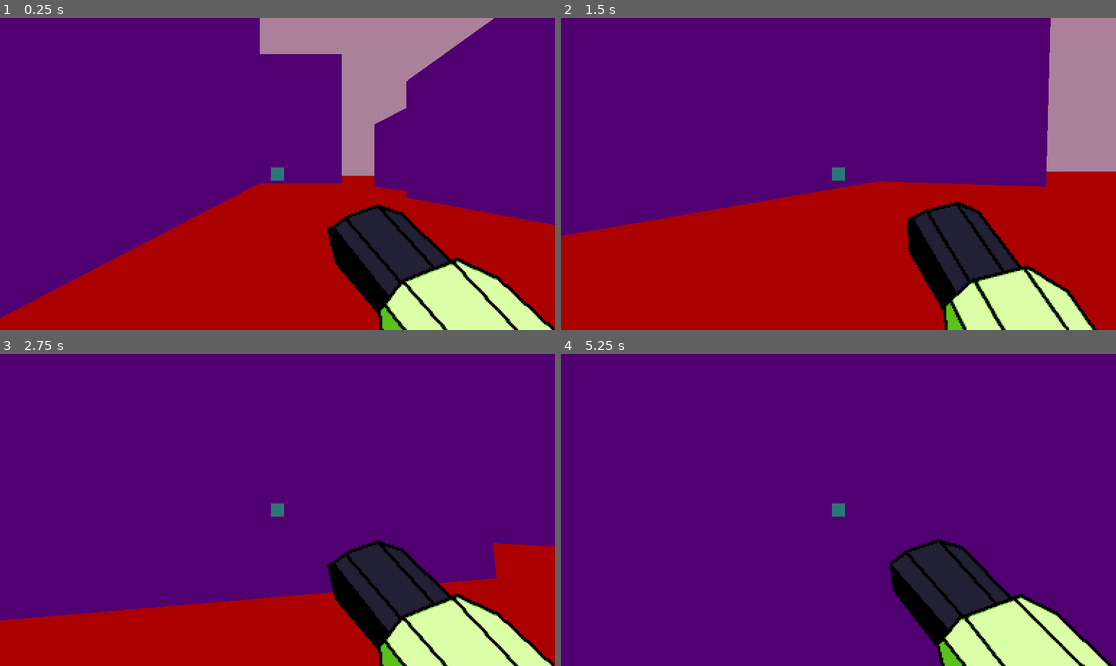
Above: before the commit, frames 1-4 (two rows, left to right).
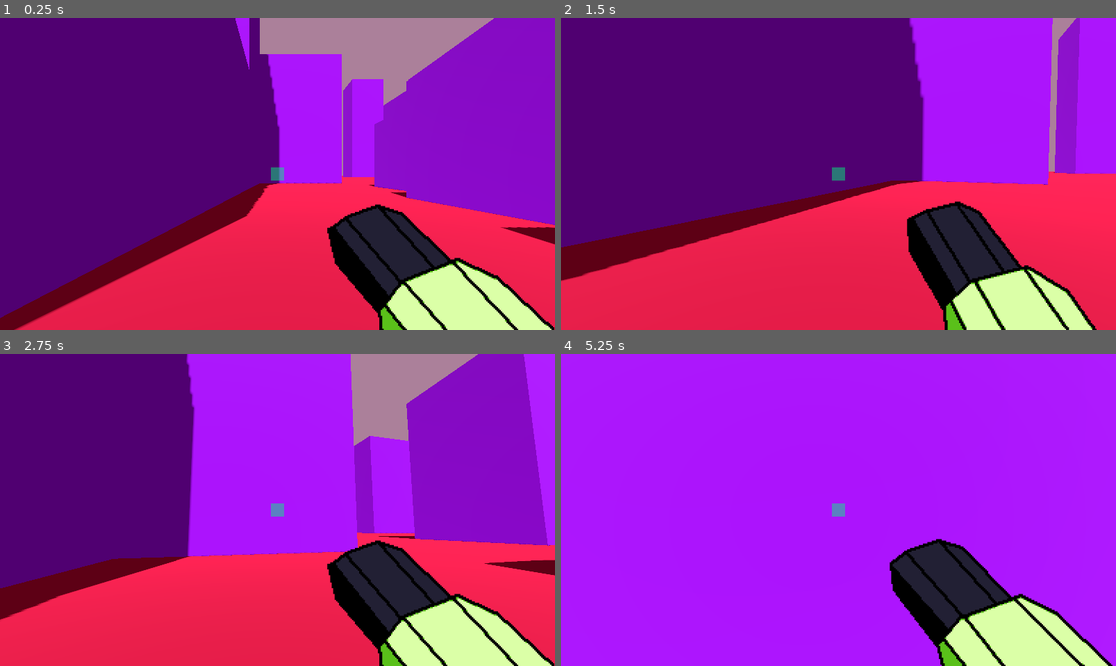
Above: after the commit, the same moments.

Repository: im-ener/Bytecrusher
Game: Godot game, scene res://world.tscn
Same seed, same stepped clock (60 frames per second), same inputs: the game is played once before the commit and once after it.
Inputs (mouse positions are in pixels of both pictures, inside the frame that each line leads up to):
- Up to frame 1 (0.25 s): no input
- Up to frame 2 (1.5 s): tap Enter (ui_accept) at 0.5 s; move the mouse to (866, 174) at 0.52 s; hold W (forward) from 0.53 s (still down); tap G (fly) at 0.6 s; tap Space (jump) at 0.77 s; move the mouse to (810, 174) at 1.27 s; click (810, 174) at 1.35 s
- Up to frame 3 (2.75 s): keep holding W (forward); tap Space (jump) at 1.52 s; move the mouse to (288, 503) at 2.02 s; tap G (fly) at 2.1 s
- Up to frame 4 (5.25 s): keep holding W (forward); move the mouse to (832, 516) at 2.77 s; click (832, 516) at 2.85 s; tap Space (jump) at 3.02, 3.77, 4.52 s; move the mouse to (877, 513) at 3.52 s; tap G (fly) at 3.6, 5.1 s; move the mouse to (794, 506) at 4.27 s; click (794, 506) at 4.35 s; move the mouse to (844, 510) at 5.02 s

The runs differ from the first frame. In frame 1, 49% of the frame differs, in the area x 0-100%, y 0-100%; in frame 2, 53%; in frame 3, 68%; in frame 4, 91%.

Commit message:
had to fix the lighting also made some map changes
g

Diff:
--- a/player.gd
+++ b/player.gd
@@ -6,7 +6,7 @@
 @onready var camera = $Camera3D
 @export var fall_acceleration = 75
 
-const SPEED = 16.0
+const SPEED = 12.0
 const JUMP_VELOCITY = 4.5
 
 var gravity = ProjectSettings.get_setting("physics/3d/default_gravity")
--- a/project.godot
+++ b/project.godot
@@ -62,3 +62,12 @@
 "events": [Object(InputEventKey,"resource_local_to_scene":false,"resource_name":"","device":-1,"window_id":0,"alt_pressed":false,"shift_pressed":false,"ctrl_pressed":false,"meta_pressed":false,"pressed":false,"keycode":0,"physical_keycode":71,"key_label":0,"unicode":103,"echo":false,"script":null)
 ]
 }
+
+[rendering]
+
+environment/defaults/default_clear_color=Color(0.301961, 0.301961, 0.301961, 1)
+anti_aliasing/quality/use_taa=true
+
+[xr]
+
+shaders/enabled=true
--- a/world.tscn
+++ b/world.tscn
@@ -23,8 +23,9 @@
 albedo_texture = SubResource("GradientTexture2D_t5wak")
 
 [sub_resource type="StandardMaterial3D" id="StandardMaterial3D_0mol8"]
-albedo_color = Color(1, 0, 0, 1)
-albedo_texture = SubResource("GradientTexture2D_t5wak")
+albedo_color = Color(0.552941, 0, 0.172549, 1)
+albedo_texture = SubResource("GradientTexture2D_t5wak")
+backlight_enabled = true
 
 [sub_resource type="PlaneMesh" id="PlaneMesh_o8xln"]
 
@@ -717,3 +718,67 @@
 
 [node name="CollisionShape3D" type="CollisionShape3D" parent="block44/StaticBody3D"]
 shape = SubResource("ConcavePolygonShape3D_itp7i")
+
+[node name="block45" type="MeshInstance3D" parent="."]
+transform = Transform3D(-1.76218e-06, 0, -42.9182, 0, 52.7932, 0, 40.314, 0, -1.87601e-06, 82.645, 14.2165, -112.644)
+material_override = SubResource("StandardMaterial3D_dmx3o")
+mesh = SubResource("BoxMesh_qup7i")
+skeleton = NodePath("../environment")
+metadata/_edit_group_ = true
+
+[node name="StaticBody3D" type="StaticBody3D" parent="block45"]
+
+[node name="CollisionShape3D" type="CollisionShape3D" parent="block45/StaticBody3D"]
+shape = SubResource("ConcavePolygonShape3D_itp7i")
+
+[node name="block46" type="MeshInstance3D" parent="."]
+transform = Transform3D(15.1631, 0, 0, 0, 60.2927, 0, 0, 0, 13.9493, 42.7002, 15.9897, -102.218)
+material_override = SubResource("StandardMaterial3D_actdk")
+mesh = SubResource("BoxMesh_qup7i")
+skeleton = NodePath("../environment")
+metadata/_edit_group_ = true
+
+[node name="StaticBody3D" type="StaticBody3D" parent="block46"]
+
+[node name="CollisionShape3D" type="CollisionShape3D" parent="block46/StaticBody3D"]
+shape = SubResource("ConcavePolygonShape3D_itp7i")
+
+[node name="block47" type="MeshInstance3D" parent="."]
+transform = Transform3D(15.1631, 0, 0, 0, 60.2927, 0, 0, 0, 13.9493, 51.7002, 15.9897, -121.218)
+material_override = SubResource("StandardMaterial3D_actdk")
+mesh = SubResource("BoxMesh_qup7i")
+skeleton = NodePath("../environment")
+metadata/_edit_group_ = true
+
+[node name="StaticBody3D" type="StaticBody3D" parent="block47"]
+
+[node name="CollisionShape3D" type="CollisionShape3D" parent="block47/StaticBody3D"]
+shape = SubResource("ConcavePolygonShape3D_itp7i")
+
+[node name="block48" type="MeshInstance3D" parent="."]
+transform = Transform3D(2.05208, 0, 0, 0, 13.3984, 0, 0, 0, 91.8646, -40.2998, 4.98968, -62.218)
+material_override = SubResource("StandardMaterial3D_nf1bk")
+mesh = SubResource("BoxMesh_qup7i")
+skeleton = NodePath("../environment")
+metadata/_edit_group_ = true
+
+[node name="StaticBody3D" type="StaticBody3D" parent="block48"]
+
+[node name="CollisionShape3D" type="CollisionShape3D" parent="block48/StaticBody3D"]
+shape = SubResource("ConcavePolygonShape3D_itp7i")
+
+[node name="block49" type="MeshInstance3D" parent="."]
+transform = Transform3D(2.05208, 0, 0, 0, 13.3984, 0, 0, 0, 31.5785, 95.7002, 4.98968, -78.218)
+material_override = SubResource("StandardMaterial3D_nf1bk")
+mesh = SubResource("BoxMesh_qup7i")
+skeleton = NodePath("../environment")
+metadata/_edit_group_ = true
+
+[node name="StaticBody3D" type="StaticBody3D" parent="block49"]
+
+[node name="CollisionShape3D" type="CollisionShape3D" parent="block49/StaticBody3D"]
+shape = SubResource("ConcavePolygonShape3D_itp7i")
+
+[node name="DirectionalLight3D" type="DirectionalLight3D" parent="."]
+transform = Transform3D(0.965926, 0.224144, -0.12941, 0, 0.5, 0.866025, 0.258819, -0.836516, 0.482963, 0, 12.2114, 0)
+shadow_enabled = true
